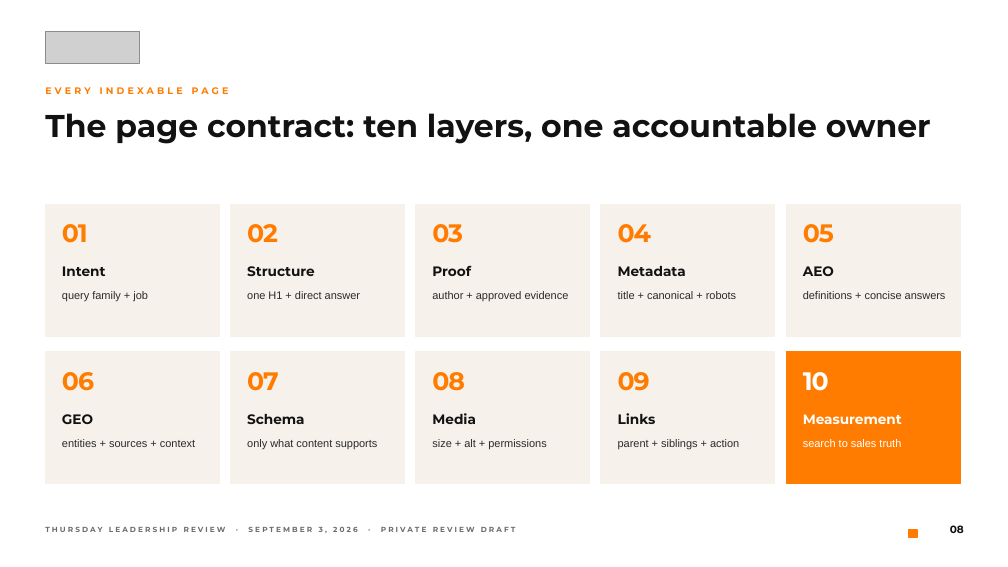
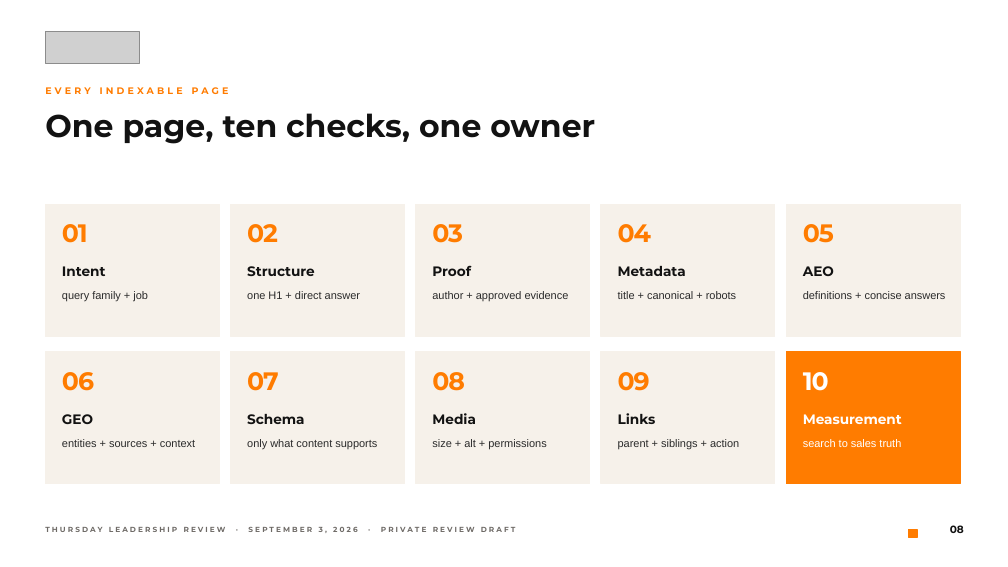
Before and after one commit to dillonmohr8777/client-operations-canonical, a slide deck: slide 8 of clients/bigorange-marketing/deliverables/2026-09-02-wordpress-growth-package-redesign/BigOrange-Thursday-WordPress-Growth-Review-2026-09-03.pptx. Drawn at 1008x567 pixels with LibreOffice and Linux fonts; fonts in the diff are those of the drawing; grey boxes stand for pictures. Boxes give left, top, right and bottom in pixels: in the first picture for what was removed or moved away, otherwise in the second. Text is boxed around its words. In the diff, an @@ line names an element or a change of style, - is before the commit and + after.

```diff
--- a/clients/bigorange-marketing/deliverables/2026-09-02-wordpress-growth-package-redesign/BigOrange-Thursday-WordPress-Growth-Review-2026-09-03.pptx
+++ b/clients/bigorange-marketing/deliverables/2026-09-02-wordpress-growth-package-redesign/BigOrange-Thursday-WordPress-Growth-Review-2026-09-03.pptx
@@ text at [45, 113, 595, 144]: text changed @@
-The page contract: ten layers, one accountable owner
+One page, ten checks, one owner
```
Also in this commit, not shown: 13 other slides changed, 18 other files.
